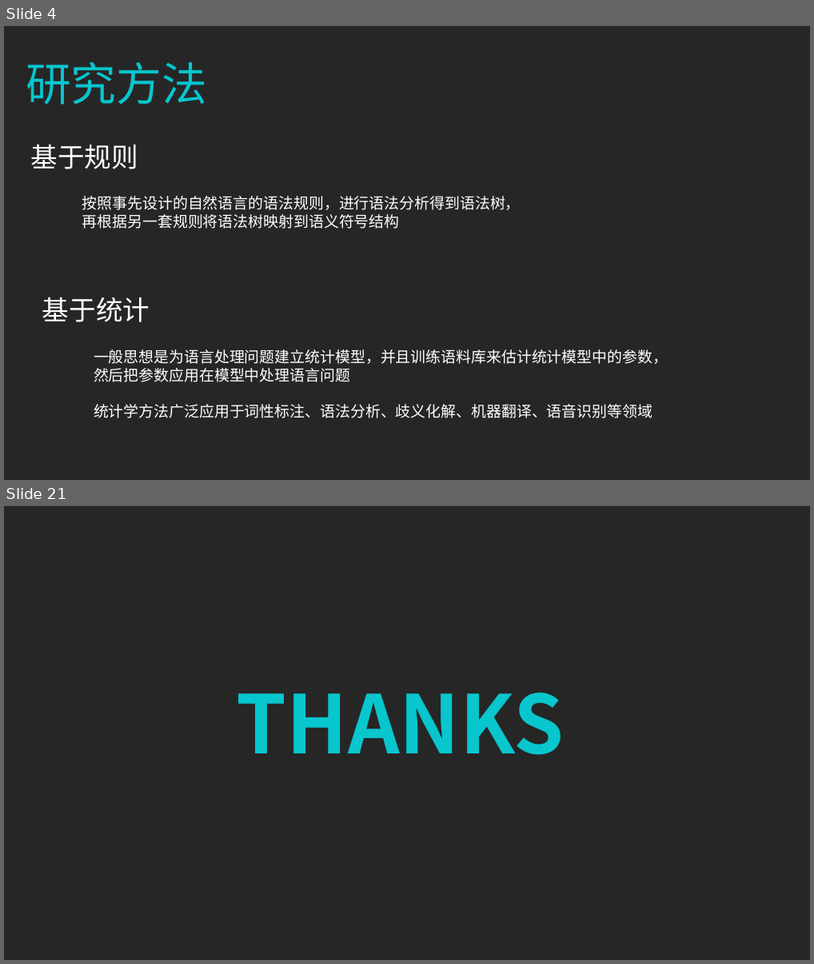
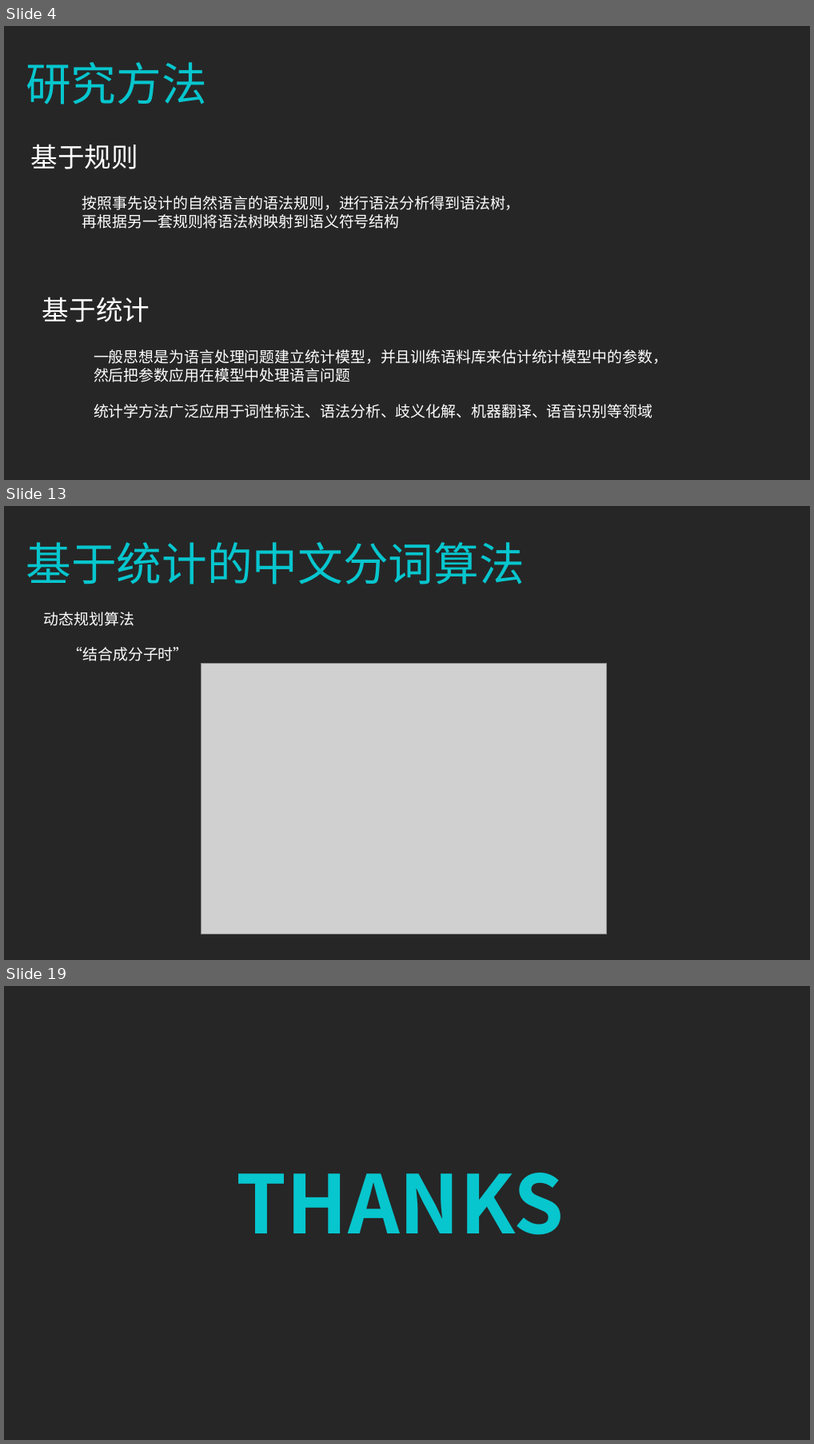
Before and after one commit to zhazhaxia/koa-project, a slide deck: routers/nlp/NLP分词.ppt. Shown one above the other, each under a label of ours: slides 4 and 21 before the commit, slides 4, 13 and 19 after it; the slides between them are not shown. The pictures are 814x964 and 814x1444 pixels, drawn with LibreOffice and Linux fonts; fonts in the diff are those of the drawing; grey boxes stand for pictures. Boxes give left, top, right and bottom in pixels: in the first picture for what was removed or moved away, otherwise in the second. Text is boxed around its words. In the diff, an @@ line names an element or a change of style, - is before the commit and + after.

```diff
--- a/routers/nlp/NLP分词.ppt
+++ b/routers/nlp/NLP分词.ppt
@@ slide 13 added at bbox=[4, 506, 810, 960], background #262626 @@
@@ text added at bbox=[26, 542, 525, 584], 54 pt, text #07C6CE @@
+基于统计的中文分词算法
@@ text added at bbox=[44, 612, 134, 626], 18 pt, text #FFFFFF @@
+动态规划算法
@@ text added at bbox=[68, 647, 189, 661], 18 pt, text #FFFEFE @@
+“结合成分子时”
@@ picture added at bbox=[201, 663, 606, 934] @@
@@ what was slide 21 is now slide 19 @@
```
Also in this commit, not shown: 13 other slides added, 16 slides removed, 1 other file.
